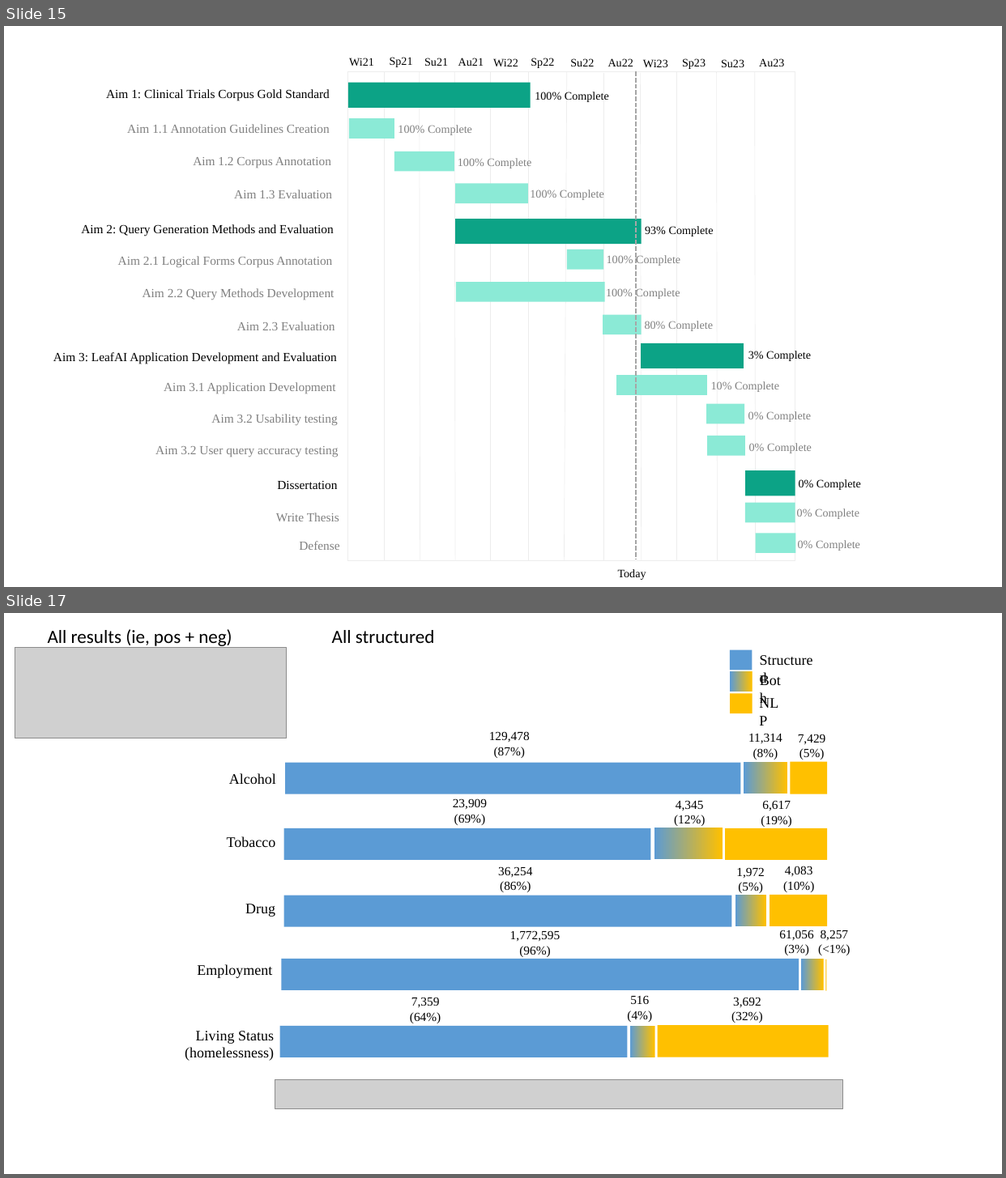
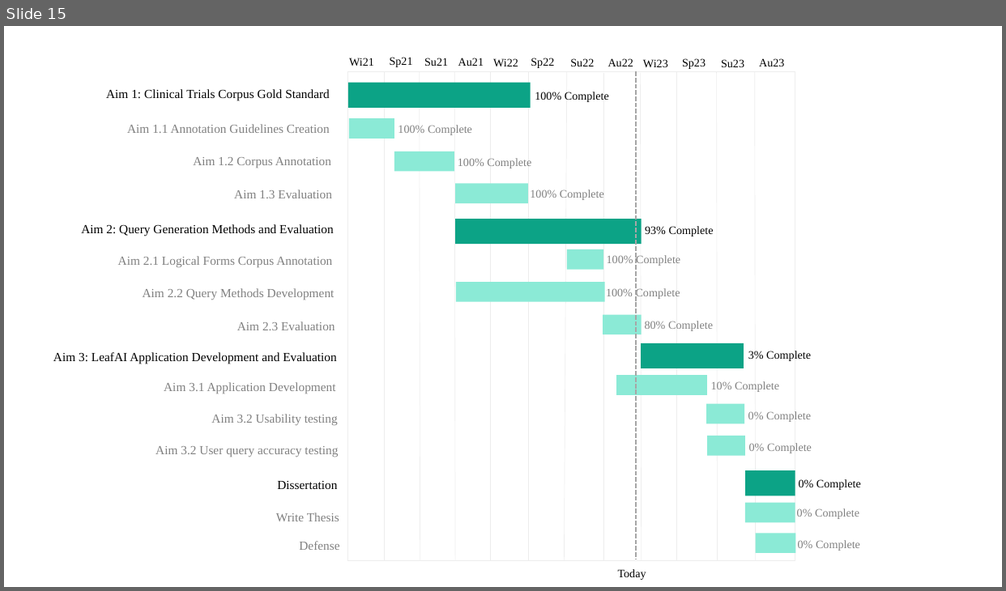
Before and after one commit to ndobb/dissertation, a slide deck: 2_query_gen/paper2_figures.pptx. Shown one above the other, each under a label of ours: slides 15 and 17 before the commit, slide 15 after it; the slides between them are not shown. The pictures are 1006x1178 and 1006x591 pixels, drawn with LibreOffice and Linux fonts; fonts in the diff are those of the drawing; grey boxes stand for pictures. Boxes give left, top, right and bottom in pixels: in the first picture for what was removed or moved away, otherwise in the second. Text is boxed around its words. In the diff, an @@ line names an element or a change of style, - is before the commit and + after.

```diff
--- a/2_query_gen/paper2_figures.pptx
+++ b/2_query_gen/paper2_figures.pptx
@@ slide 17 removed at (4,613,1002,1174), background #FFFFFF @@
@@ text removed at (48,629,232,648) @@
-All results (ie, pos + neg)
@@ text removed at (332,630,435,643) @@
-All structured
@@ picture removed at (15,648,287,738) @@
@@ group removed at (731,648,824,716): 3 rectangles, 3 texts @@
-Structured
-NLP
-Both
@@ group removed at (229,731,827,794): 4 texts, 3 rectangles @@
-Alcohol
-7,429
-(5%)
-11,314
-(8%)
-129,478
-(87%)
@@ group removed at (227,798,827,860): 4 texts, 3 rectangles @@
-Tobacco
-6,617
-(19%)
-4,345
-(12%)
-23,909
-(69%)
@@ group removed at (245,866,828,926): 4 texts, 3 rectangles @@
-Drug
-4,083
-(10%)
-1,972
-(5%)
-36,254
-(86%)
@@ group removed at (197,930,823,990): 3 texts, 2 rectangles @@
-Employment
-61,056
-(3%)
-1,772,595
-(96%)
@@ text removed at (818,930,850,956) @@
-8,257
-(<1%)
@@ rectangle removed at (826,960,827,991) @@
@@ group removed at (185,996,829,1061): 4 texts, 3 rectangles @@
-Living Status
-(homelessness)
-3,692
-(32%)
-516
-(4%)
-7,359
-(64%)
@@ picture removed at (275,1080,843,1110) @@
```
Also in this commit, not shown: 3 slides added, 8 other slides removed, 11 other files.
